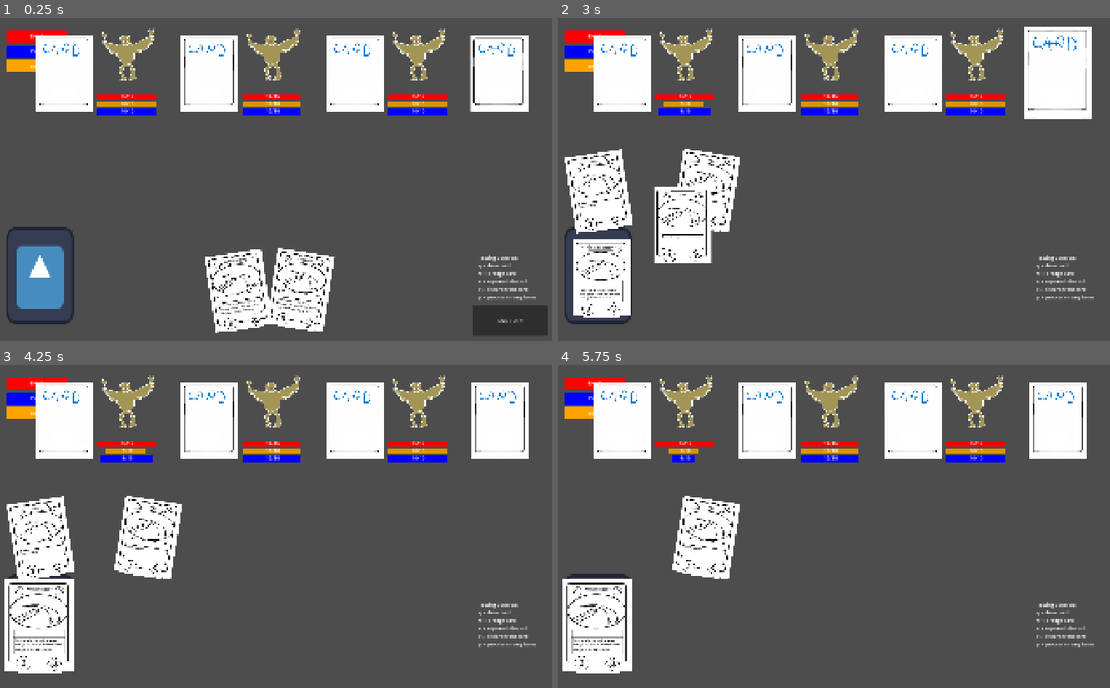
Above: before the commit, frames 1-4 (two rows, left to right).
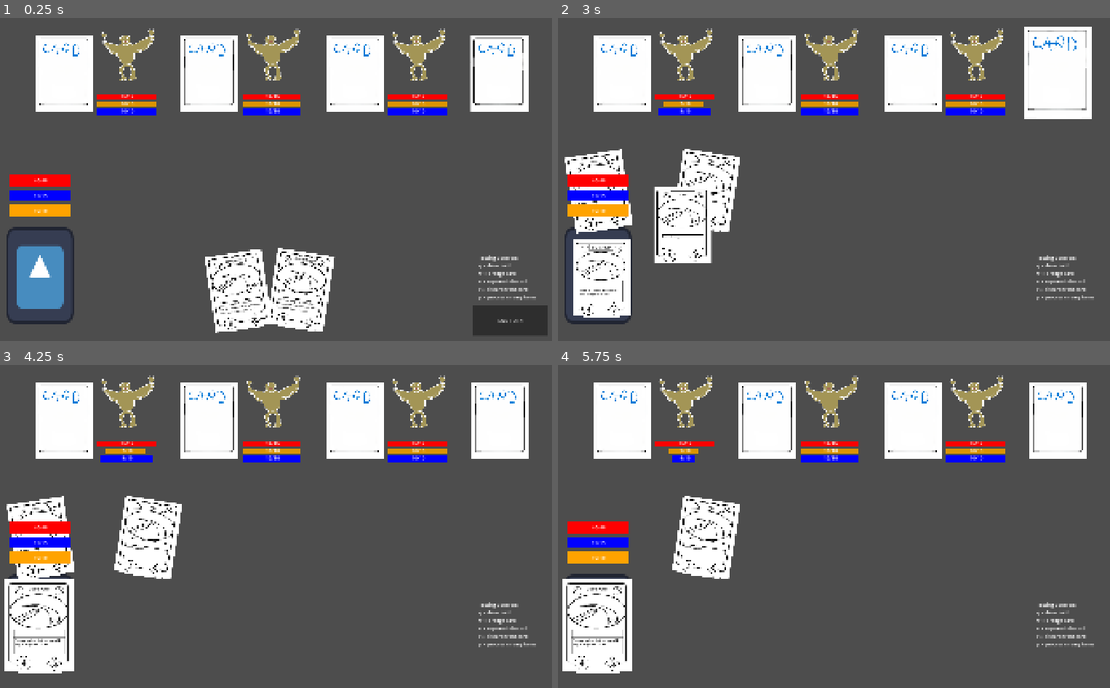
Above: after the commit, the same moments.

Repository: idealmonke/2.5d-test
Game: Godot game, scene res://game_data/scenes/Prototype_Battle.tscn
Same seed, same stepped clock (60 frames per second), same inputs: the game is played once before the commit and once after it. This scene is started directly instead of the project's main scene. The engine's default icon, where the game draws it, is replaced by a stand-in: a white triangle on a blue panel in a dark square.
Inputs (mouse positions are in pixels of both pictures, inside the frame that each line leads up to):
- Up to frame 1 (0.25 s): no input
- Up to frame 2 (3 s): tap Enter at 0.5, 2.75 s; drag from (596, 276) to (1060, 72) at 0.52 s; click "END TURN" at 1.25 s; tap Space at 2 s; drag from (1060, 72) to (596, 276) at 2.02 s; move the mouse to (1060, 69) at 2.77 s; hold W from 2.78 s (still down); tap R at 2.85 s; click (1060, 69) at 2.92 s
- Up to frame 3 (4.25 s): release W at 3.5 s; drag from (502, 419) to (38, 626) at 3.52 s
- Up to frame 4 (5.75 s): drag from (1060, 416) to (596, 620) at 4.27 s; drag from (1060, 419) to (596, 620) at 5.02 s

The runs differ from the first frame. In frame 1, 2.1% of the frame differs, in the area x 1-58%, y 3-92%; in frame 2, 2.0%; in frame 3, 2.1%; in frame 4, 2.1%.

Commit message:
Added Divine Favor & Fixed Player Status Effects

Diff:
--- a/game_data/player_data/party_data/Starter1.tres
+++ b/game_data/player_data/party_data/Starter1.tres
@@ -5,5 +5,5 @@
 [resource]
 script = ExtResource("1_q0e4e")
 party_id = 1
-card_ids = Array[int]([1001, 1001, 1001, 1001, 1002, 1002, 1002, 1002, 3004, 3004, 3004, 3004, 7001, 7001, 7001, 7001])
+card_ids = Array[int]([1001, 1001, 1001, 1001, 1002, 1002, 1002, 1002, 3004, 3004, 3004, 3004, 7001, 7001, 7001, 7001, 2002, 2002, 2002, 2002])
 metadata/_custom_type_script = "uid://tj0fltstwh2q"
--- a/game_data/scenes/Prototype_Battle.tscn
+++ b/game_data/scenes/Prototype_Battle.tscn
@@ -8,7 +8,8 @@
 [ext_resource type="Texture2D" uid="uid://2jcqtthsd6ij" path="res://icon.svg" id="5_h35sd"]
 [ext_resource type="Script" uid="uid://dwo633dwu4swd" path="res://game_data/skill_cards/targeting_manager.gd" id="7_wxjty"]
 [ext_resource type="Texture2D" uid="uid://cem1g003uokh2" path="res://game_data/goku/goku.png" id="8_l4n2p"]
-[ext_resource type="Texture2D" uid="uid://8pldicdphy16" path="res://game_data/status_effects/status_effect_data/fire.png" id="9_5ar1h"]
+[ext_resource type="Script" uid="uid://t5qbjm3s8snw" path="res://game_data/status_effects/status_effect_display.gd" id="8_lpuuh"]
+[ext_resource type="Texture2D" uid="uid://8pldicdphy16" path="res://game_data/status_effects/status_effect_images/fire.png" id="9_5ar1h"]
 [ext_resource type="Script" uid="uid://bx8sc2n1k2vbh" path="res://game_data/scripts/win_exit_button.gd" id="10_5ar1h"]
 
 [sub_resource type="RectangleShape2D" id="RectangleShape2D_wxjty"]
@@ -136,10 +137,10 @@
 [node name="player_stat_bars" type="Node2D" parent="." unique_id=1358369466]
 
 [node name="health_bar" type="TextureProgressBar" parent="player_stat_bars" unique_id=1190676496]
-offset_left = 80.0
-offset_top = 40.0
-offset_right = 280.0
-offset_bottom = 80.0
+offset_left = 94.0
+offset_top = 516.0
+offset_right = 294.0
+offset_bottom = 556.0
 value = 100.0
 texture_under = SubResource("GradientTexture2D_h35sd")
 texture_progress = SubResource("GradientTexture2D_5ar1h")
@@ -153,10 +154,10 @@
 vertical_alignment = 1
 
 [node name="mana_bar" type="TextureProgressBar" parent="player_stat_bars" unique_id=1617729946]
-offset_left = 80.0
-offset_top = 90.0
-offset_right = 280.0
-offset_bottom = 130.0
+offset_left = 94.0
+offset_top = 566.0
+offset_right = 294.0
+offset_bottom = 606.0
 value = 100.0
 texture_under = SubResource("GradientTexture2D_h35sd")
 texture_progress = SubResource("GradientTexture2D_l4n2p")
@@ -170,10 +171,10 @@
 vertical_alignment = 1
 
 [node name="stamina_bar" type="TextureProgressBar" parent="player_stat_bars" unique_id=1752691136]
-offset_left = 80.0
-offset_top = 140.0
-offset_right = 280.0
-offset_bottom = 180.0
+offset_left = 94.0
+offset_top = 616.0
+offset_right = 294.0
+offset_bottom = 656.0
 value = 100.0
 texture_under = SubResource("GradientTexture2D_h35sd")
 texture_progress = SubResource("GradientTexture2D_lpuuh")
@@ -185,6 +186,14 @@
 text = "100/100"
 horizontal_alignment = 1
 vertical_alignment = 1
+
+[node name="status_effect_display" type="FlowContainer" parent="player_stat_bars" unique_id=373507238]
+offset_left = 103.0
+offset_top = 402.0
+offset_right = 284.0
+offset_bottom = 502.0
+script = ExtResource("8_lpuuh")
+metadata/_custom_type_script = "uid://t5qbjm3s8snw"
 
 [node name="win_panel" type="PanelContainer" parent="." unique_id=1328969556]
 visible = false
--- a/game_data/scripts/battle_player_data.gd
+++ b/game_data/scripts/battle_player_data.gd
@@ -36,7 +36,7 @@
 var stamina_bar: TextureProgressBar
 var stamina_label: Label
 
-var status_effect_bar : status_effect_display
+var status_effect_bar: status_effect_display
 
 func get_stamina() -> int:
 	return current_stamina
@@ -121,7 +121,7 @@
 		current_health = max_health
 	_update_stats_bars()
 
-func init_bars(hp_bar, hp_label, m_bar, m_label, s_bar, s_label) -> void:
+func init_bars(hp_bar, hp_label, m_bar, m_label, s_bar, s_label, status_bars) -> void:
 	health_bar = hp_bar
 	health_label = hp_label
 	health_bar.max_value = max_health
@@ -133,6 +133,8 @@
 	stamina_bar = s_bar
 	stamina_label = s_label
 	stamina_bar.max_value = max_stamina
+
+	status_effect_bar = status_bars
 
 	_update_stats_bars()
 
--- a/game_data/scripts/battle_setup.gd
+++ b/game_data/scripts/battle_setup.gd
@@ -14,7 +14,8 @@
 										$player_stat_bars/mana_bar,
 										$player_stat_bars/mana_bar/mana_label,
 										$player_stat_bars/stamina_bar,
-										$player_stat_bars/stamina_bar/stamina_label)
+										$player_stat_bars/stamina_bar/stamina_label,
+										$player_stat_bars/status_effect_display)
 
 	BattleController.setup(self, $discard, $hand, $library, $targeting_manager, $end_turn, $skill_card_display_grid, $win_panel)
 
--- a/game_data/scripts/common_enums.gd
+++ b/game_data/scripts/common_enums.gd
@@ -13,6 +13,8 @@
 enum STATUS_EFFECT {BLINDED, POISONED, VULNERABLE, FORTIFIED, SLOWED, HASTED, BROKEN, BLOODTHIRSTY, WARDED, MARKED, STUDIED,
 					DAZED, REGENERATION, ATTUNED, FROZEN, SHOCKED, THORNS}
 
+enum STATUS_TYPE {POSITIVE, NEGATIVE}
+
 enum TIMING {START, END, PLAY, DAMAGED}
 
 enum BATTLE_STATE {PLAYER_PLAYING, PLAYER_SELECTING, PLAYER_UPKEEP, PLAYER_END, ENEMY_TURNS, BEGIN_BATTLE, CARD_PLAYING, DISPLAYING, WIN_SCREEN}
--- a/game_data/scripts/damage.gd
+++ b/game_data/scripts/damage.gd
@@ -21,6 +21,7 @@
 	for key in damages:
 		damages.set(key, calculation.call(damages.get(key)))
 
+## Calculation in the form func(int) -> int:
 func modifiy_damage_type(calculation: Callable, type: COMMON_ENUMS.DAMAGE_TYPE):
 	if damages.has(type):
 		damages.set(type, calculation.call(damages.get(type)))
--- /dev/null
+++ b/game_data/skill_cards/skill_card_abilities/divine_favor_ability.gd
@@ -0,0 +1,10 @@
+class_name divine_favor_ability
+extends skill_card_ability
+
+func _init() -> void:
+	target_type = COMMON_ENUMS.TARGET_TYPE.NONE
+
+func execute(targets : targeting_info) -> void:
+	var data: status_effect_data = status_effect_registry.get_status_effect_data(2)
+	var status: status_effect = status_effect.new(data)
+	BattleController.data.player.add_status_stacks(status, 2, 1)
--- a/game_data/skill_cards/skill_card_registry.gd
+++ b/game_data/skill_cards/skill_card_registry.gd
@@ -6,6 +6,7 @@
 const CARD_DB: Dictionary = {
 	1001: "longsword",
 	1002: "rondel_dagger",
+	2002: "divine_favor",
 	3004: "scavenge",
 	1003: "brief_respite",
 	7001: "molotov"
--- /dev/null
+++ b/game_data/skill_cards/skill_cards_data/divine_favor.tres
@@ -0,0 +1,18 @@
+[gd_resource type="Resource" script_class="skill_card_data" format=3 uid="uid://cvm4p85w0nn6a"]
+
+[ext_resource type="Script" uid="uid://dtvmk773ica0n" path="res://game_data/skill_cards/skill_card_abilities/divine_favor_ability.gd" id="1_lc7x4"]
+[ext_resource type="Script" uid="uid://c3wbojvfgs5lg" path="res://game_data/skill_cards/skill_card_data.gd" id="1_x5utr"]
+
+[sub_resource type="Resource" id="Resource_5ar1h"]
+script = ExtResource("1_lc7x4")
+metadata/_custom_type_script = "uid://dtvmk773ica0n"
+
+[resource]
+script = ExtResource("1_x5utr")
+mana_cost = 5
+stamina_cost = 4
+card_ability = SubResource("Resource_5ar1h")
+ability_desc = "Physical strikes deal additional 2 holy damage for 2 turns"
+card_name = "Divine Favor"
+card_id = 2002
+metadata/_custom_type_script = "uid://c3wbojvfgs5lg"
--- a/game_data/status_effects/status_effect_calculation.gd
+++ b/game_data/status_effects/status_effect_calculation.gd
@@ -1,5 +1,5 @@
 class_name status_effect_calculation
 extends Resource
 
-func calculate(value: Variant) -> void:
-	pass
+func calculate(value: Variant) -> Variant:
+	return
--- a/game_data/status_effects/status_effect_calculations/divine_favor_calculation.gd
+++ b/game_data/status_effects/status_effect_calculations/divine_favor_calculation.gd
@@ -1,6 +1,5 @@
 class_name divine_favor_calculation
 extends status_effect_calculation
 
-func calculate(value: Variant) -> void:
-	if value.damage.has(COMMON_ENUMS.DAMAGE_TYPE.PHYSICAL):
-		value.add_damage(2, COMMON_ENUMS.DAMAGE_TYPE.HOLY)
+func calculate(value: Variant) -> Variant:
+	return value + 2
--- a/game_data/status_effects/status_effect_data.gd
+++ b/game_data/status_effects/status_effect_data.gd
@@ -5,6 +5,7 @@
 @export var desc: String
 @export var id: int
 @export var display_image: Texture2D
+@export var status_type: COMMON_ENUMS.STATUS_TYPE
 
 ## APPLIES WHEN STATUS IS ACTIVE
 @export var abilities: Dictionary[COMMON_ENUMS.TIMING, status_effect_ability]
--- a/game_data/status_effects/status_effect_data/burning.tres
+++ b/game_data/status_effects/status_effect_data/burning.tres
@@ -3,7 +3,7 @@
 [ext_resource type="Script" uid="uid://ckat7g3sy3t70" path="res://game_data/status_effects/status_effect_data.gd" id="1_5wx5m"]
 [ext_resource type="Script" uid="uid://cr4vcfio37kt8" path="res://game_data/status_effects/status_effect_ability.gd" id="1_8eigg"]
 [ext_resource type="Script" uid="uid://cbl86pfh536nh" path="res://game_data/status_effects/status_effect_abilities/burning_ability.gd" id="1_pgnwk"]
-[ext_resource type="Texture2D" uid="uid://2jcqtthsd6ij" path="res://icon.svg" id="2_oe1ka"]
+[ext_resource type="Texture2D" uid="uid://8pldicdphy16" path="res://game_data/status_effects/status_effect_images/fire.png" id="3_8eigg"]
 [ext_resource type="Script" uid="uid://t2nh4qwidy8w" path="res://game_data/status_effects/status_effect_calculation.gd" id="5_i5ht4"]
 
 [sub_resource type="Resource" id="Resource_l4n2p"]
@@ -15,7 +15,7 @@
 name = "Burning"
 desc = "Take some damage!"
 id = 1
-display_image = ExtResource("2_oe1ka")
+display_image = ExtResource("3_8eigg")
 abilities = Dictionary[int, ExtResource("1_8eigg")]({
 0: SubResource("Resource_l4n2p")
 })
--- a/game_data/status_effects/status_effect_data/divine_favor.tres
+++ b/game_data/status_effects/status_effect_data/divine_favor.tres
@@ -1,11 +1,22 @@
 [gd_resource type="Resource" script_class="status_effect_data" format=3 uid="uid://jqts6tvwtyrt"]
 
+[ext_resource type="Script" uid="uid://cr4vcfio37kt8" path="res://game_data/status_effects/status_effect_ability.gd" id="1_scao4"]
 [ext_resource type="Script" uid="uid://ckat7g3sy3t70" path="res://game_data/status_effects/status_effect_data.gd" id="1_x7a4t"]
+[ext_resource type="Texture2D" uid="uid://2jcqtthsd6ij" path="res://icon.svg" id="2_i7jm5"]
+[ext_resource type="Script" uid="uid://t2nh4qwidy8w" path="res://game_data/status_effects/status_effect_calculation.gd" id="4_0ohak"]
+[ext_resource type="Script" uid="uid://cacj6u5jr8d8s" path="res://game_data/status_effects/status_effect_calculations/divine_favor_calculation.gd" id="5_h7kmv"]
+
+[sub_resource type="Resource" id="Resource_5ar1h"]
+script = ExtResource("5_h7kmv")
+metadata/_custom_type_script = "uid://cacj6u5jr8d8s"
 
 [resource]
 script = ExtResource("1_x7a4t")
 name = "Divine Favor"
 desc = "Physical strikes deal additional 2 holy damage "
-status_type = 1
-stat_affected = 6
+id = 2
+display_image = ExtResource("2_i7jm5")
+stats_calculations = Dictionary[int, ExtResource("4_0ohak")]({
+6: SubResource("Resource_5ar1h")
+})
 metadata/_custom_type_script = "uid://ckat7g3sy3t70"
--- a/game_data/status_effects/status_effect_registry.gd
+++ b/game_data/status_effects/status_effect_registry.gd
@@ -5,6 +5,7 @@
 
 const CARD_DB: Dictionary = {
 	0001: "burning",
+	0002: "divine_favor"
 }
 
 static func get_status_effect_data(ID: COMMON_ENUMS.STATUS_EFFECT) -> status_effect_data:
Not shown: 1 places in game_data/battle_config.tres that only renumber resources
Not shown, added: game_data/skill_cards/skill_card_abilities/divine_favor_ability.gd.uid
Renamed: game_data/status_effects/status_effect_data/fire.png -> game_data/status_effects/status_effect_images/fire.png
Not shown, changed: game_data/status_effects/status_effect_images/fire.png.import
